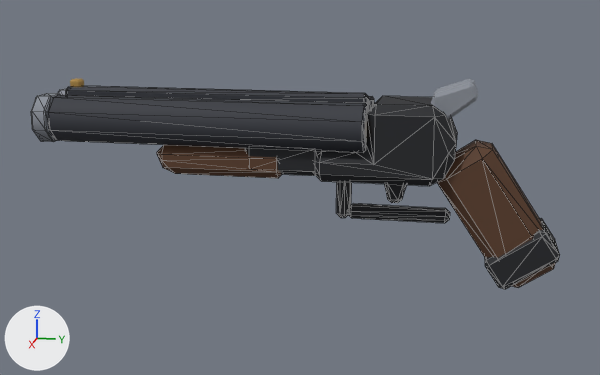
What one commit did to the glTF model roblox/assets/weapons-kit/w_sawnoff.glb.
Before and after are seen from a 50 mm camera at (0.717, 0.069, 0.136) aimed at (0.002, -0.074, -0.043). The lights are fixed; the arrows at lower left show +X, +Y and +Z. The picture after the commit comes second. Mesh edges are drawn as thin lines on the coarser meshes. Vertices at exactly the same position are counted once.

In view in the first picture: 'body_wzB__dark__p1d1f24', 'forend_iron_wzN__dark__p1d1f24', 'forend_wzA__wood__p5a3b26', 'grip_wzA__wood__p5a3b26', 'grip_wzN__dark__p1d1f24', 'hammerL_wzN__steel__p8a8f98', 'hinge_trim_wzN__steel__p8a8f98', 'hinge_wzB__frame__p33363e' and 2 more.
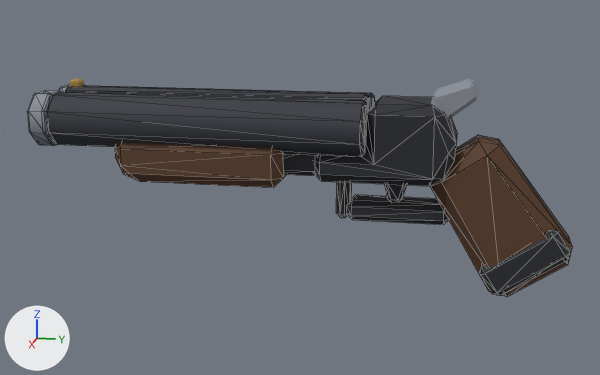
Location of each change, [x1, y1, x2, y2] in pixels of the pictures (600 x 375 px; the box of a moved part takes in the faces that stretch with it):
'hinge_wzB__frame__p33363e', reshaped: before [47, 86, 375, 153]; after [45, 86, 375, 157]
'body_wzB__dark__p1d1f24', reshaped: before [314, 96, 457, 223]; after [314, 96, 457, 225]
'grip_wzA__wood__p5a3b26', reshaped (20% wider, 9% taller): before [437, 140, 556, 288]; after [430, 135, 573, 297]
'forend_wzA__wood__p5a3b26', reshaped (37% wider, 38% taller): before [157, 145, 282, 178]; after [115, 142, 286, 188]
'grip_wzN__dark__p1d1f24', reshaped: before [485, 218, 560, 289]; after [480, 230, 570, 296]
part 1 of me_body_wzb__dark__p1d1f24, moved or reshaped: before [348, 203, 450, 223]; after [347, 195, 449, 225]
part 5 of me_hinge_wzb__frame__p33363e, moved or reshaped: before [47, 95, 369, 153]; after [45, 92, 369, 157]
part 6 of me_hinge_wzb__frame__p33363e, moved or reshaped (mostly hidden): before [369, 96, 375, 110]; after [107, 86, 375, 110]

The edits, one by one:
me_body_wzb__dark__p1d1f24 has 114 vertices, 212 faces and spans x -0.035..0.035, y -0.058..0.0629, z -0.068..0.038.
me_body_wzb__dark__p1d1f24 is used by ob_body_wzb__dark__p1d1f24; location (0.0, 0.0, 0.0).
me_body_wzb__dark__p1d1f24 part 1: 24 of 114 vertices moved; they spanned x -0.009..0.009, y -0.03..0.06, z -0.068..-0.057 and now span x -0.015..0.015, y -0.03..0.06, z -0.068..-0.05; mean shift (0.0, 0.0, 0.0035); largest move (0.005, -0.026, -0.057) -> (0.01, -0.025, -0.05).
me_forend_wza__wood__p5a3b26 is used by ob_forend_wza__wood__p5a3b26; location (0.0, 0.0, 0.0).
me_forend_wza__wood__p5a3b26 had 30 vertices, 56 faces and spanned x -0.031..0.031, y -0.2..-0.082, z -0.03..-0.004.
me_forend_wza__wood__p5a3b26 now has 30 vertices, 56 faces and spans x -0.044..0.044, y -0.235..-0.082, z -0.036..0.004.
me_forend_wza__wood__p5a3b26 part 2: 30 of 30 vertices moved; they spanned x -0.031..0.031, y -0.2..-0.082, z -0.03..-0.004 and now span x -0.044..0.044, y -0.235..-0.082, z -0.036..0.004; mean shift (0.0, -0.0204, 0.0001).
me_grip_wza__wood__p5a3b26 is used by ob_grip_wza__wood__p5a3b26; location (0.0, 0.0, 0.0).
me_grip_wza__wood__p5a3b26 had 24 vertices, 44 faces and spanned x -0.025..0.025, y 0.0483..0.1517, z -0.1193..0.0033.
me_grip_wza__wood__p5a3b26 now has 24 vertices, 44 faces and spans x -0.027..0.027, y 0.0424..0.163, z -0.1281..0.0076.
me_grip_wza__wood__p5a3b26 part 3: 24 of 24 vertices moved; they spanned x -0.025..0.025, y 0.0483..0.1517, z -0.1193..0.0033 and now span x -0.027..0.027, y 0.0424..0.163, z -0.1281..0.0076; mean shift (0.0, 0.0, 0.0).
me_grip_wzn__dark__p1d1f24 is used by ob_grip_wzn__dark__p1d1f24; location (0.0, 0.0, 0.0).
me_grip_wzn__dark__p1d1f24 had 24 vertices, 44 faces and spanned x -0.027..0.027, y 0.0918..0.1522, z -0.1184..-0.0656.
me_grip_wzn__dark__p1d1f24 now has 24 vertices, 44 faces and spans x -0.029..0.029, y 0.0877..0.1603, z -0.1243..-0.0637.
me_grip_wzn__dark__p1d1f24 part 4: 24 of 24 vertices moved; they spanned x -0.027..0.027, y 0.0918..0.1522, z -0.1184..-0.0656 and now span x -0.029..0.029, y 0.0877..0.1603, z -0.1243..-0.0637; mean shift (0.0, 0.002, -0.002).
me_hinge_wzb__frame__p33363e is used by ob_hinge_wzb__frame__p33363e; location (0.0, 0.0, 0.0).
me_hinge_wzb__frame__p33363e had 88 vertices, 164 faces and spanned x -0.041..0.041, y -0.3..-0.012, z -0.003..0.043.
me_hinge_wzb__frame__p33363e now has 88 vertices, 164 faces and spans x -0.047..0.047, y -0.3..-0.012, z -0.006..0.043.
me_hinge_wzb__frame__p33363e part 5: the loose piece of 32 vertices spanning x 0.002..0.041, y -0.3..-0.012, z -0.003..0.037 is scaled about its middle by (1.12, 0.997, 1.12), then moved by (0.003, 0.0, 0.0).
me_hinge_wzb__frame__p33363e part 6: the loose piece of 32 vertices spanning x -0.041..-0.002, y -0.3..-0.012, z -0.003..0.037 is scaled about its middle by (1.12, 0.997, 1.12), then moved by (-0.003, 0.0, 0.0).
